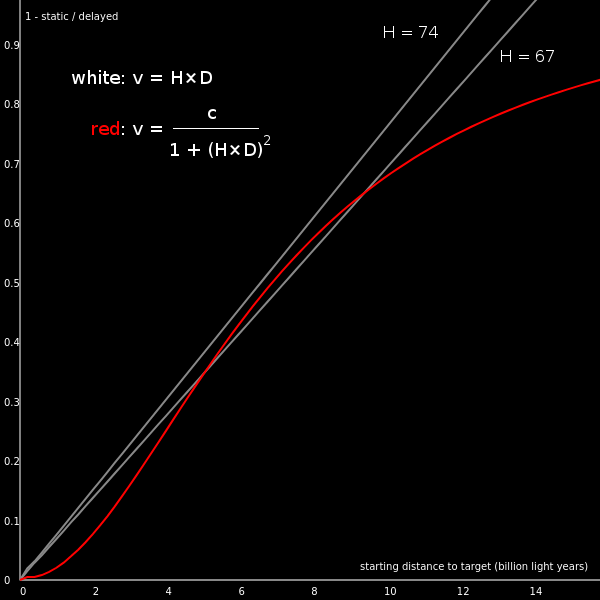
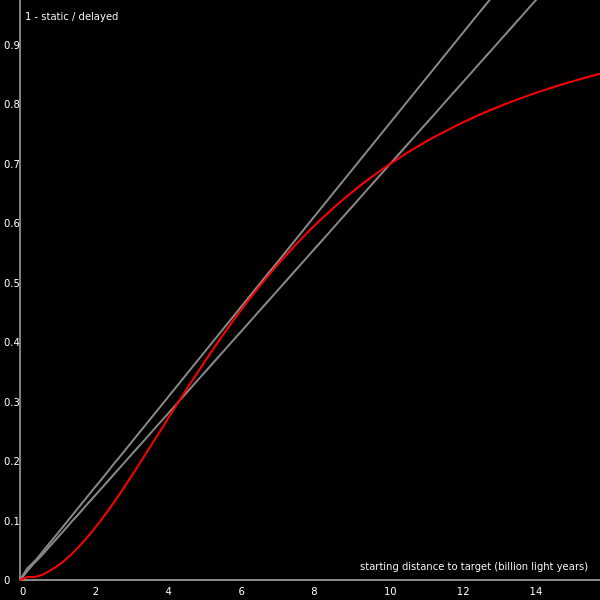
The second w=600, h=600 image is a revision of the first. Changes to its layers:
added layer "Pasted Layer" above "2" over [41, 26, 600, 577]
painted on "hubble_relief.png" over [41, 26, 600, 577]
